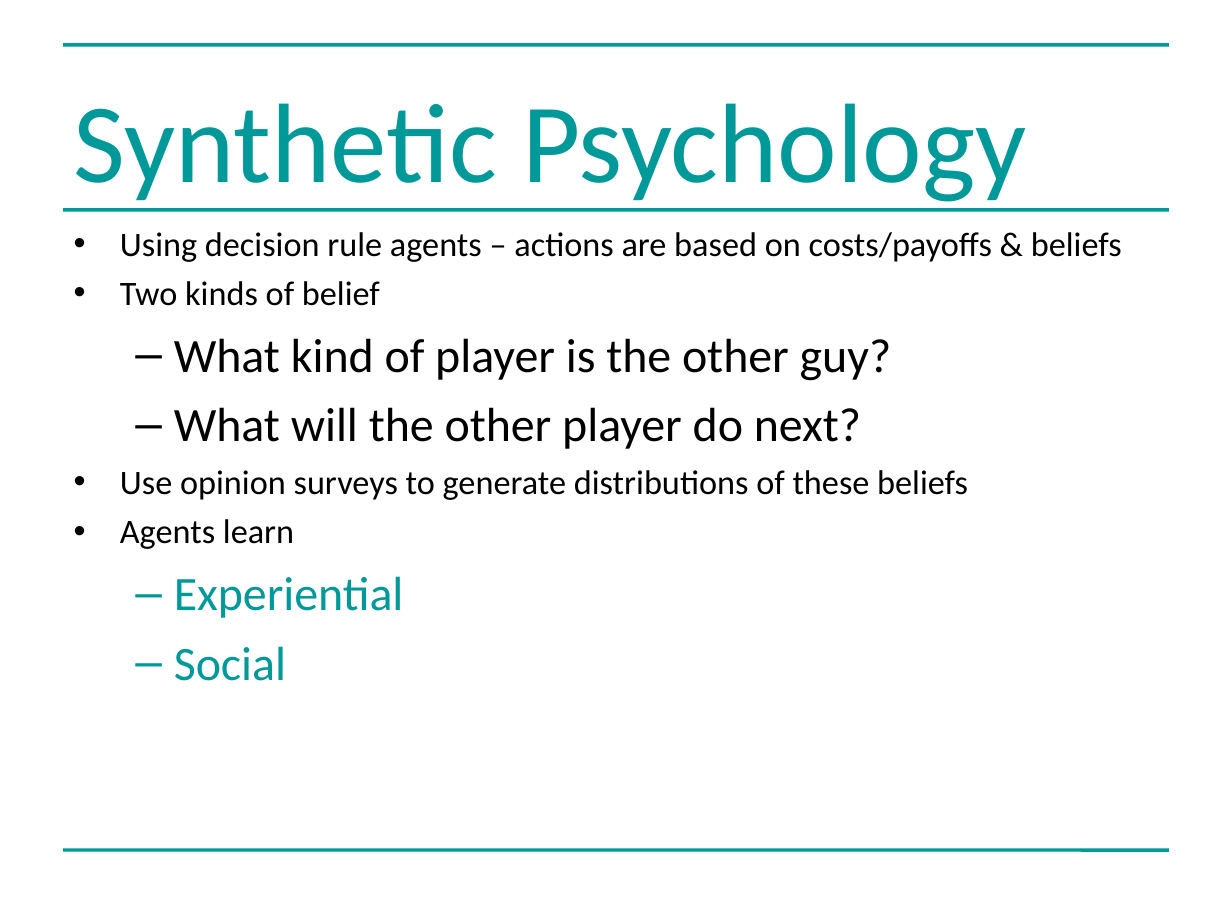
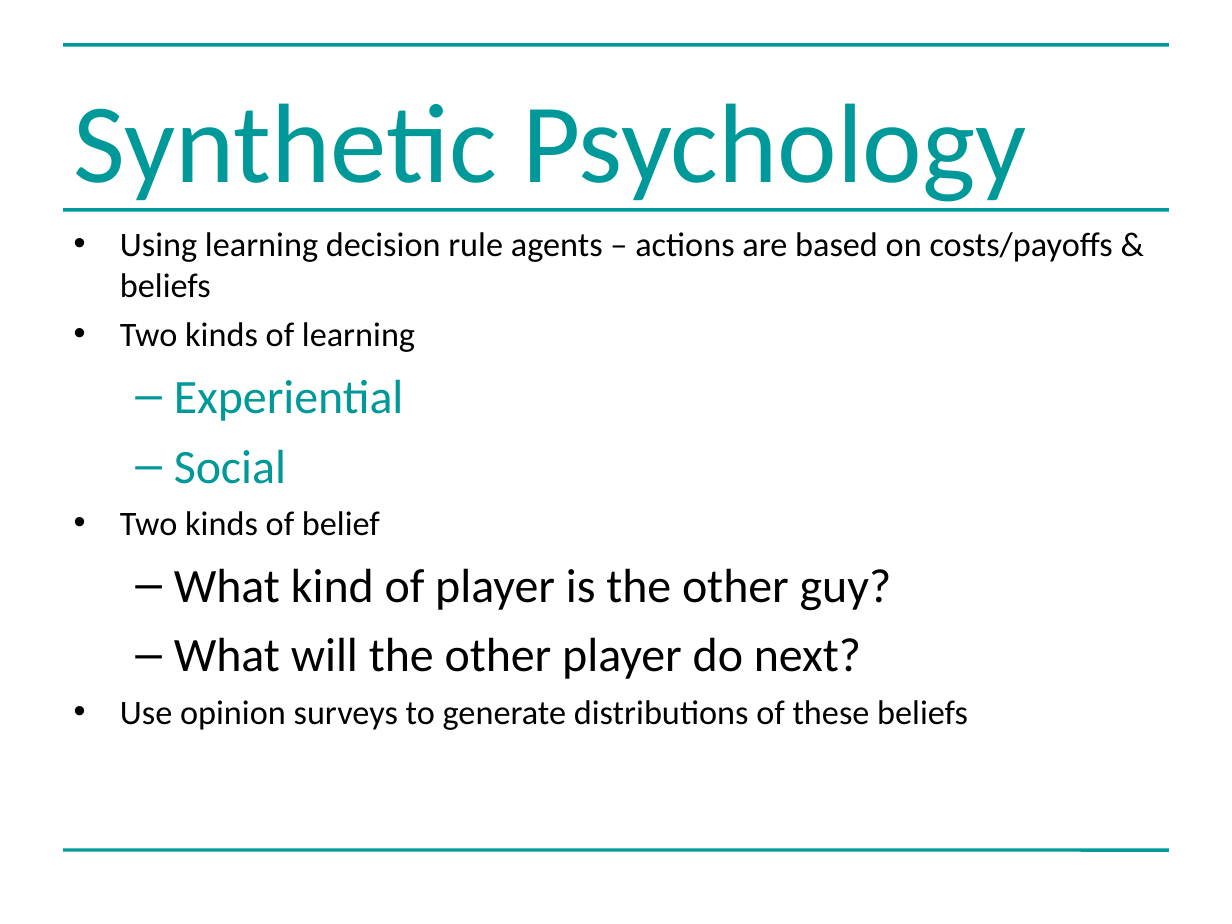
Before and after one commit to greenape/bsps2015, a slide deck: slide 9 of presentation/risky_aging_bsps.ppt. Drawn at 1232x924 pixels with LibreOffice and Linux fonts; fonts in the diff are those of the drawing. Boxes give left, top, right and bottom in pixels: in the first picture for what was removed or moved away, otherwise in the second. Text is boxed around its words. In the diff, an @@ line names an element or a change of style, - is before the commit and + after.

```diff
--- a/presentation/risky_aging_bsps.ppt
+++ b/presentation/risky_aging_bsps.ppt
@@ text at box(120, 232, 1113, 484): text changed @@
-• Using decision rule agents – actions are based on costs/payoffs & beliefs
+• Using learning decision rule agents – actions are based on costs/payoffs & beliefs
+• Two kinds of learning
+  – Experiential
+  – Social
@@ text at box(120, 519, 404, 681): paragraphs removed @@
-• Agents learn
-  – Experiential
-  – Social
```
Also in this commit, not shown: 2 other slides changed, 2 slides added.
